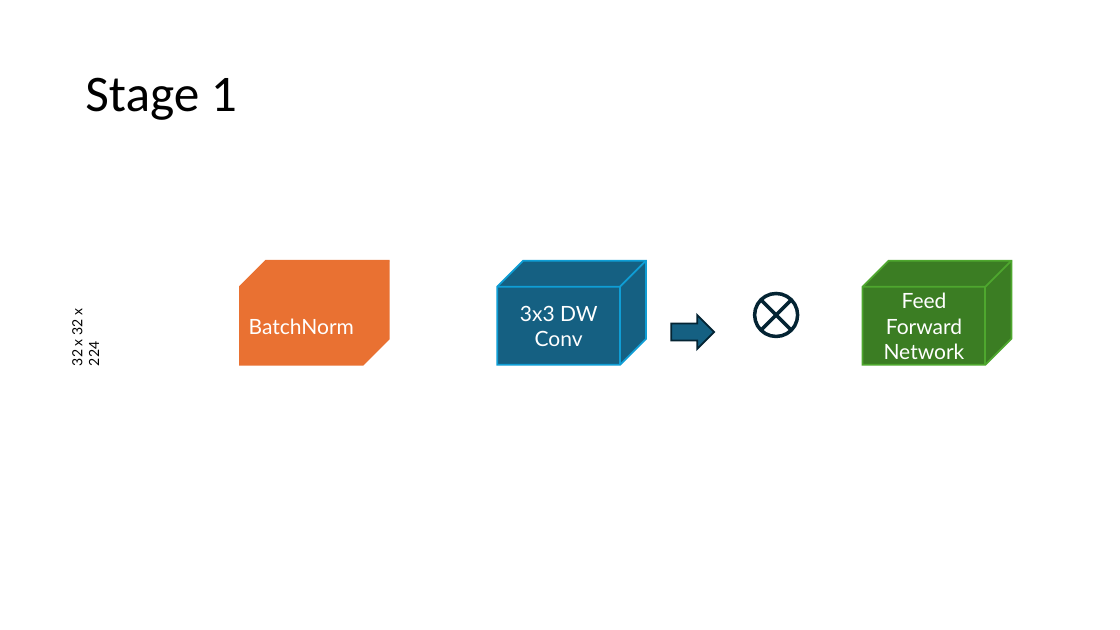
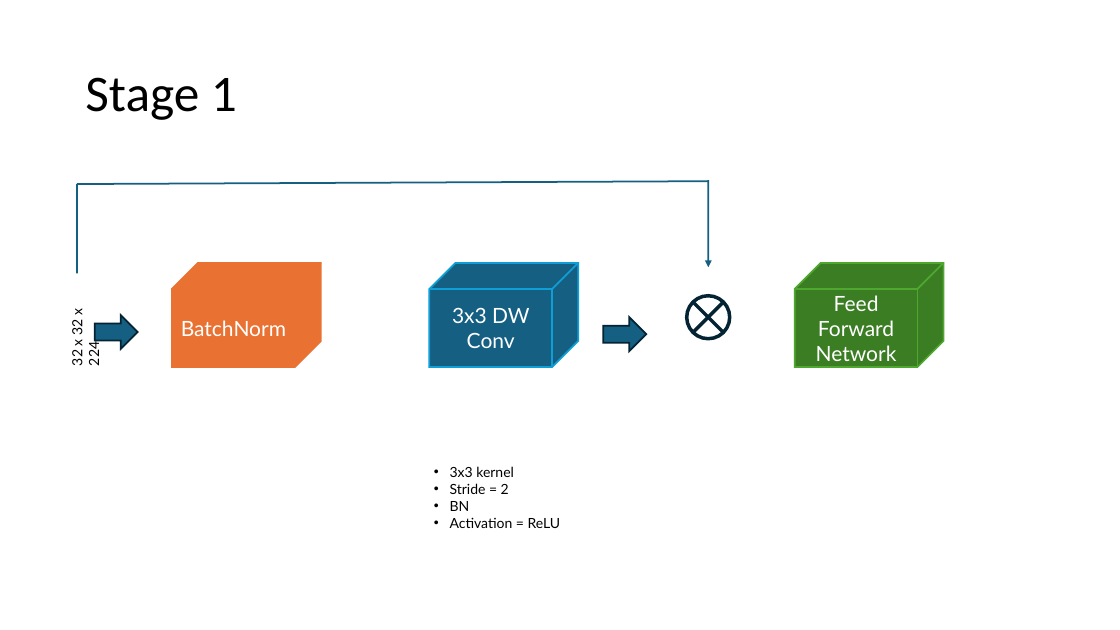
Before and after one commit to CGD16/PDF_Exchanger, a slide deck: slide 4 of SHVIT/PowerPoint/SHViT zerlegt.odp. Drawn at 1120x630 pixels with LibreOffice and Linux fonts; fonts in the diff are those of the drawing. Boxes give left, top, right and bottom in pixels: in the first picture for what was removed or moved away, otherwise in the second. Text is boxed around its words. In the diff, an @@ line names an element or a change of style, - is before the commit and + after.

```diff
--- a/SHVIT/PowerPoint/SHViT zerlegt.odp
+++ b/SHVIT/PowerPoint/SHViT zerlegt.odp
@@ line added from (77, 273) to (77, 184), #156082 1.5 pt @@
@@ line added from (77, 184) to (708, 181), #156082 1.5 pt @@
@@ arrow added from (708, 180) to (708, 267), #156082 1.5 pt @@
@@ freeform shape added at [95, 315, 138, 349], fill #156082, outline #042433 1.5 pt @@
@@ 5 freeform shapes: place and size @@
-5 freeform shapes at [240, 260, 1012, 365]
+5 freeform shapes at [172, 263, 944, 367]
@@ text added at [450, 466, 561, 528], 12 pt, text #000000 @@
+• 3x3 kernel
+• Stride = 2
+• BN
+• Activation = ReLU
```
Also in this commit, not shown: 1 other file.
